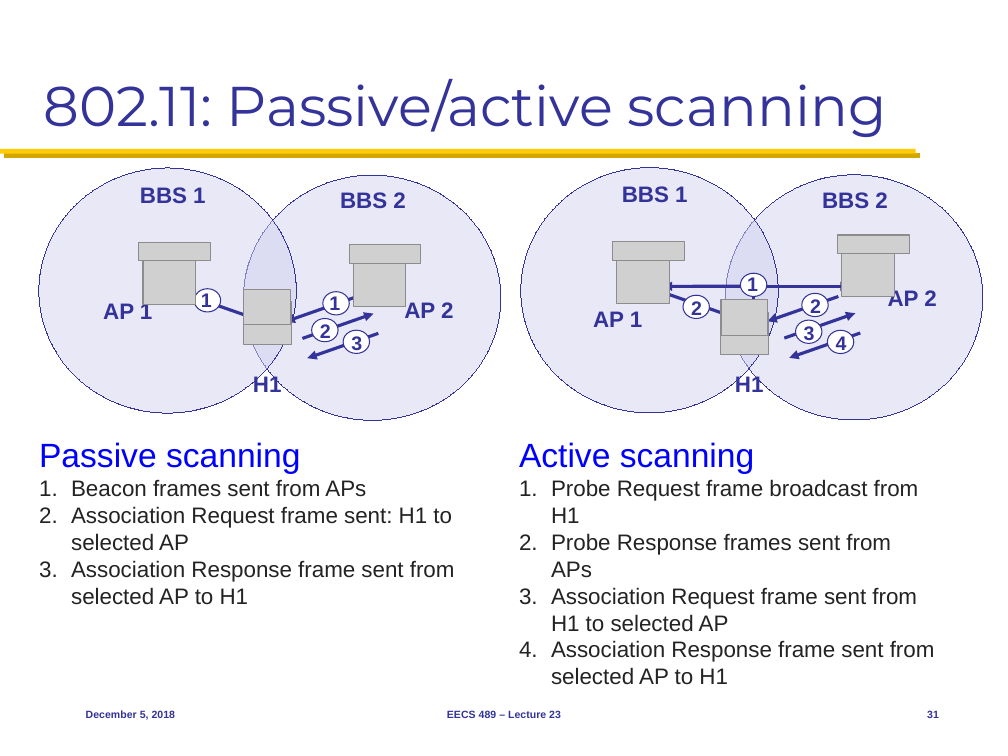
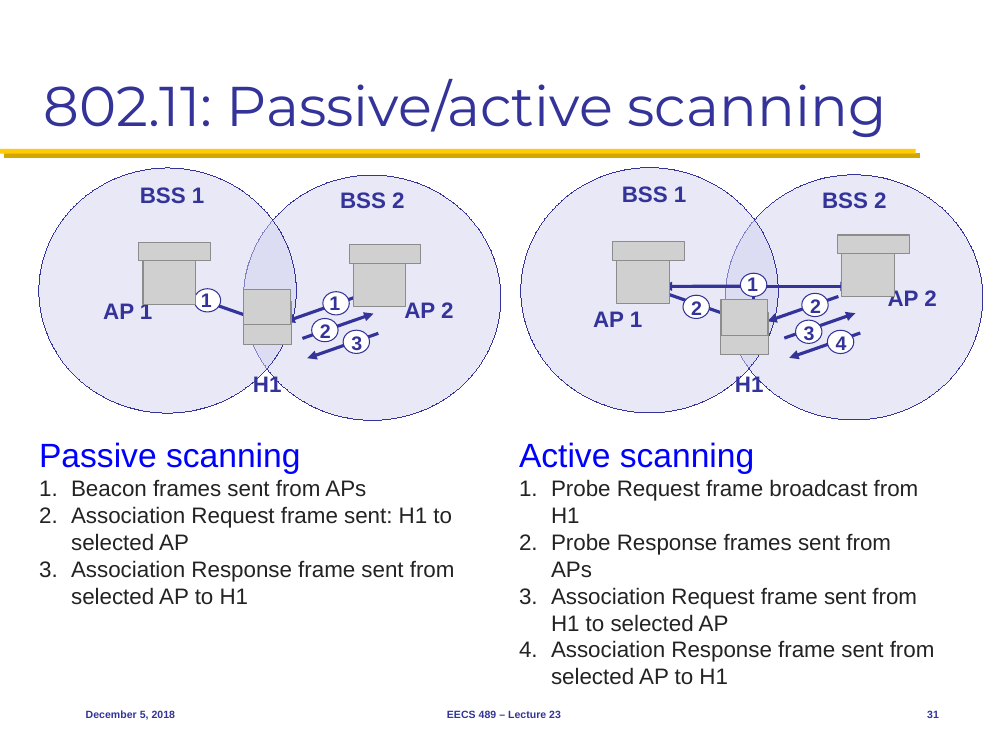
Before and after one commit to mosharaf/eecs489, a slide deck: slide 31 of Slides/120518.pptx. Drawn at 1008x756 pixels with LibreOffice and Linux fonts; fonts in the diff are those of the drawing; grey boxes stand for pictures. Boxes give left, top, right and bottom in pixels: in the first picture for what was removed or moved away, otherwise in the second. Text is boxed around its words. In the diff, an @@ line names an element or a change of style, - is before the commit and + after.

```diff
--- a/Slides/120518.pptx
+++ b/Slides/120518.pptx
@@ text at [140,187,204,203]: text changed @@
-BBS 1
+BSS 1
@@ text at [340,192,404,208]: text changed @@
-BBS 2
+BSS 2
@@ text at [622,186,686,202]: text changed @@
-BBS 1
+BSS 1
@@ text at [822,192,886,208]: text changed @@
-BBS 2
+BSS 2
```
Also in this commit, not shown: 4 other slides changed.
